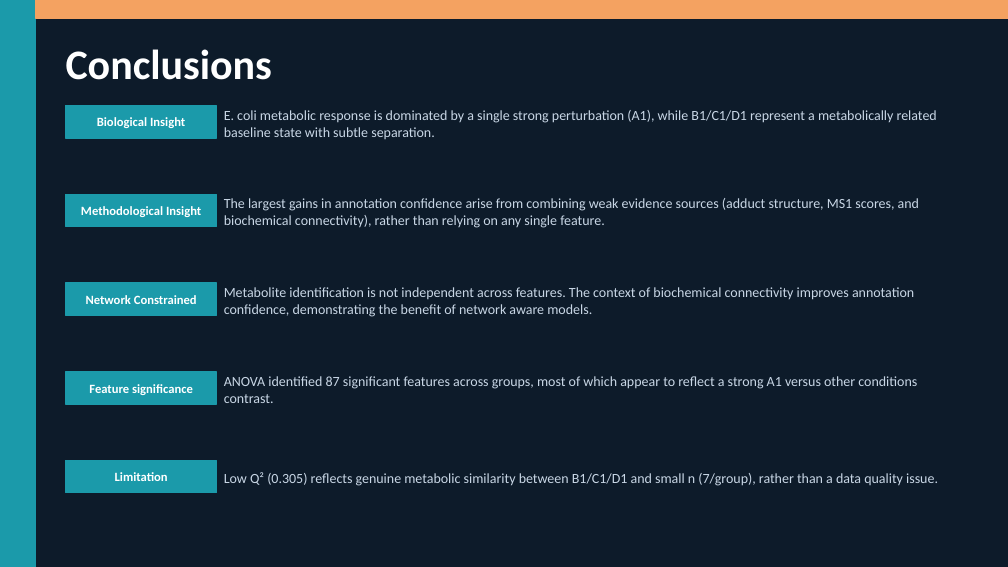
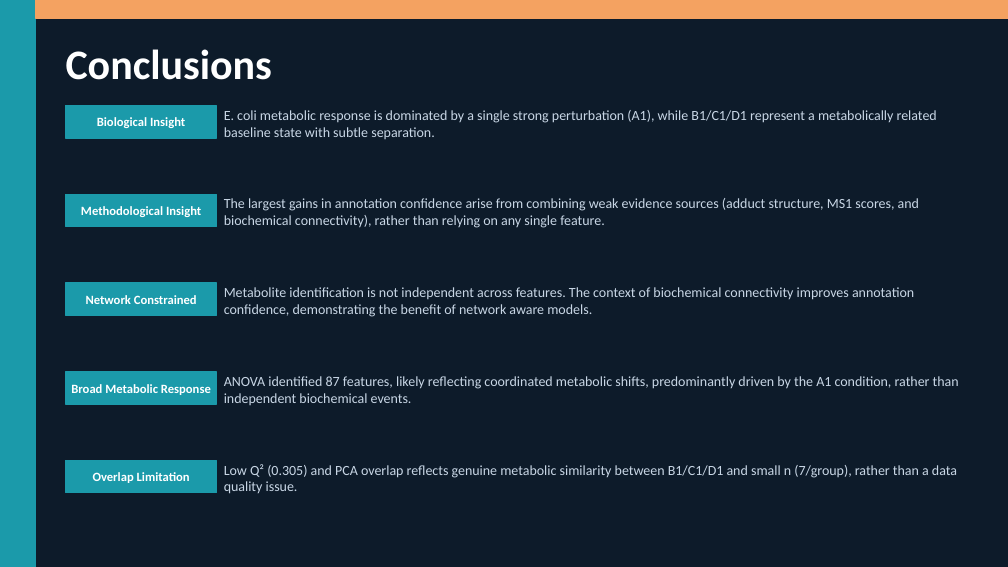
Before and after one commit to danmaxghali/ecoli-metabolomics-task, a slide deck: slide 11 of ecoli metabolomics presentation.odp. Drawn at 1008x567 pixels with LibreOffice and Linux fonts; fonts in the diff are those of the drawing. Boxes give left, top, right and bottom in pixels: in the first picture for what was removed or moved away, otherwise in the second. Text is boxed around its words. In the diff, an @@ line names an element or a change of style, - is before the commit and + after.

```diff
--- a/ecoli metabolomics presentation.odp
+++ b/ecoli metabolomics presentation.odp
@@ text at box(71, 384, 211, 395): text changed @@
-Feature significance
+Broad Metabolic Response
@@ text at box(224, 376, 959, 405): text changed @@
-ANOVA identified 87 significant features across groups, most of which appear to reflect a strong A1 versus other conditions contrast.
+ANOVA identified 87 features, likely reflecting coordinated metabolic shifts, predominantly driven by the A1 condition, rather than independent biochemical events.
@@ text at box(93, 472, 190, 483): text changed @@
-Limitation
+Overlap Limitation
@@ text at box(224, 464, 957, 494): text changed @@
-Low Q² (0.305) reflects genuine metabolic similarity between B1/C1/D1 and small n (7/group), rather than a data quality issue.
+Low Q² (0.305) and PCA overlap reflects genuine metabolic similarity between B1/C1/D1 and small n (7/group), rather than a data quality issue.
```
Also in this commit, not shown: 14 other files.
